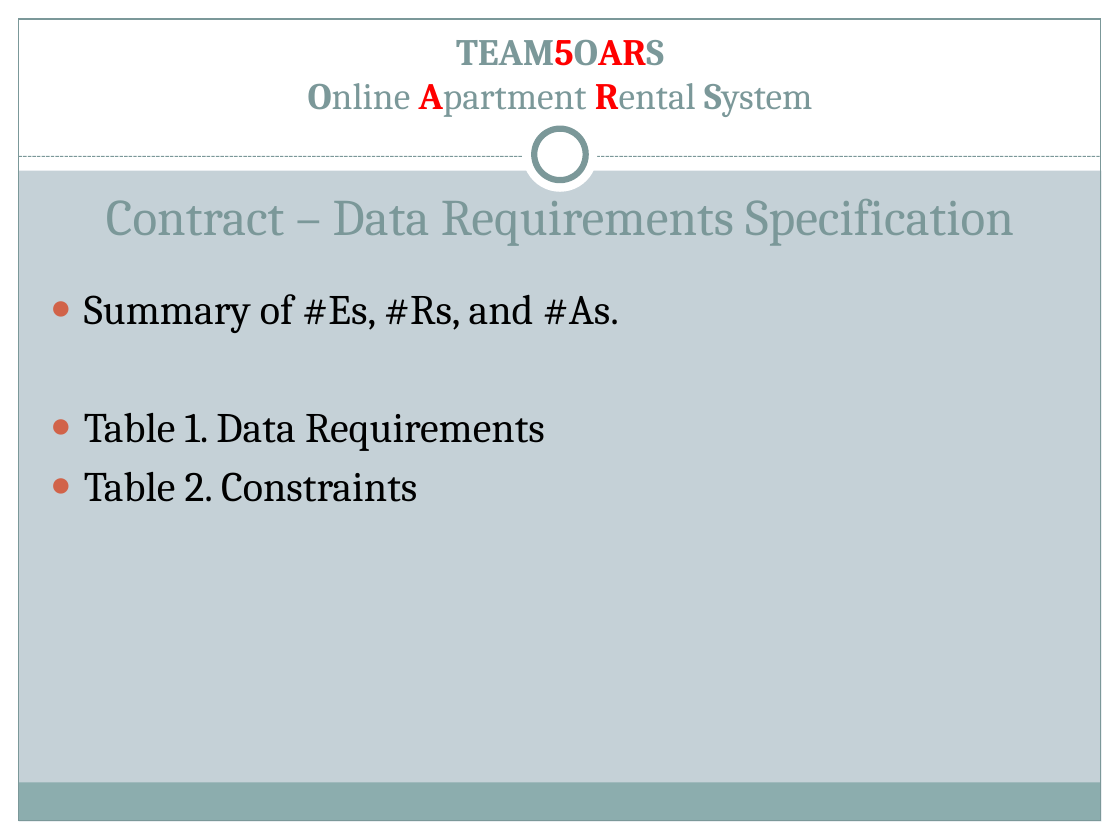
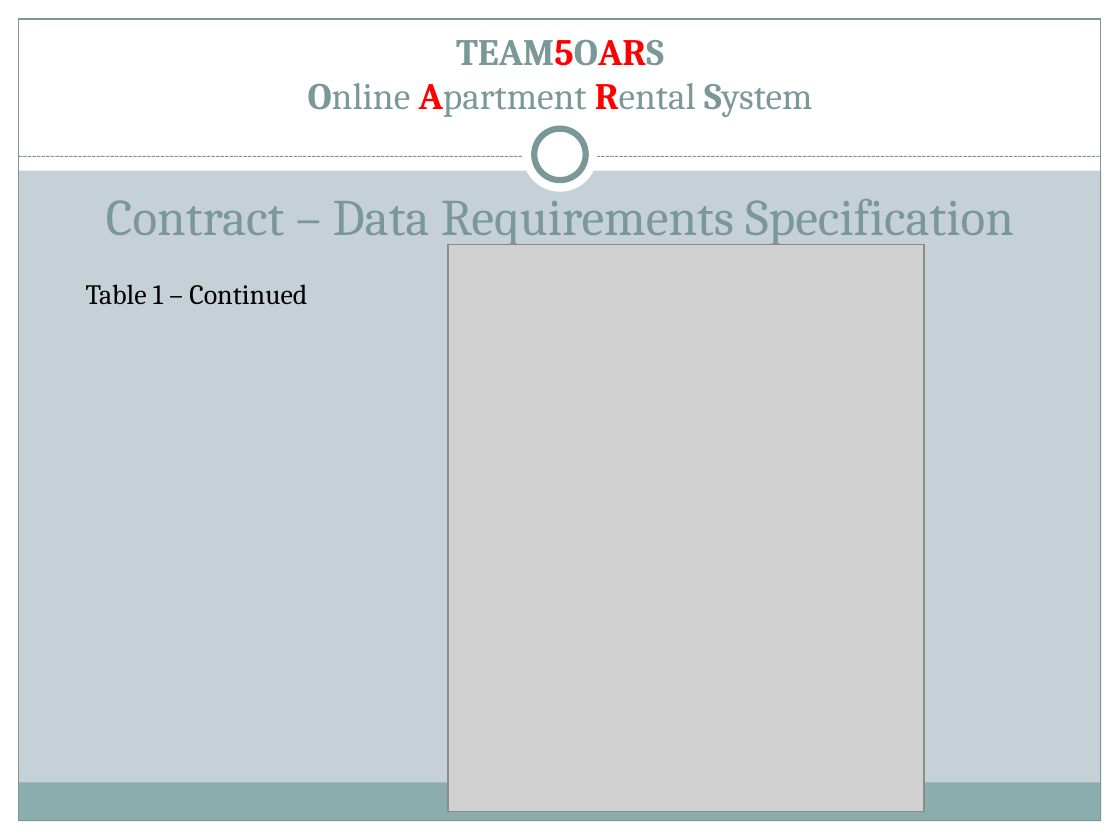
Before and after one commit to silva2972/OARS_PROJECT, a slide deck: slide 5 of TEAM PROJECT DELIVERABLES/TEAM5OARS.pptx (slide 4 before the commit). Drawn at 1120x840 pixels with LibreOffice and Linux fonts; fonts in the diff are those of the drawing; grey boxes stand for pictures. Boxes give left, top, right and bottom in pixels: in the first picture for what was removed or moved away, otherwise in the second. Text is boxed around its words. In the diff, an @@ line names an element or a change of style, - is before the commit and + after.

```diff
--- a/TEAM PROJECT DELIVERABLES/TEAM5OARS.pptx
+++ b/TEAM PROJECT DELIVERABLES/TEAM5OARS.pptx
@@ picture added at <box>448,245,924,812</box> @@
@@ text removed at <box>84,294,619,502</box> @@
-● Summary of #Es, #Rs, and #As.
-● Table 1. Data Requirements
-● Table 2. Constraints
@@ text added at <box>86,284,307,305</box>, 18 pt, text #000000 @@
+Table 1 – Continued
```
Also in this commit, not shown: 2 other slides changed, 11 slides added.
